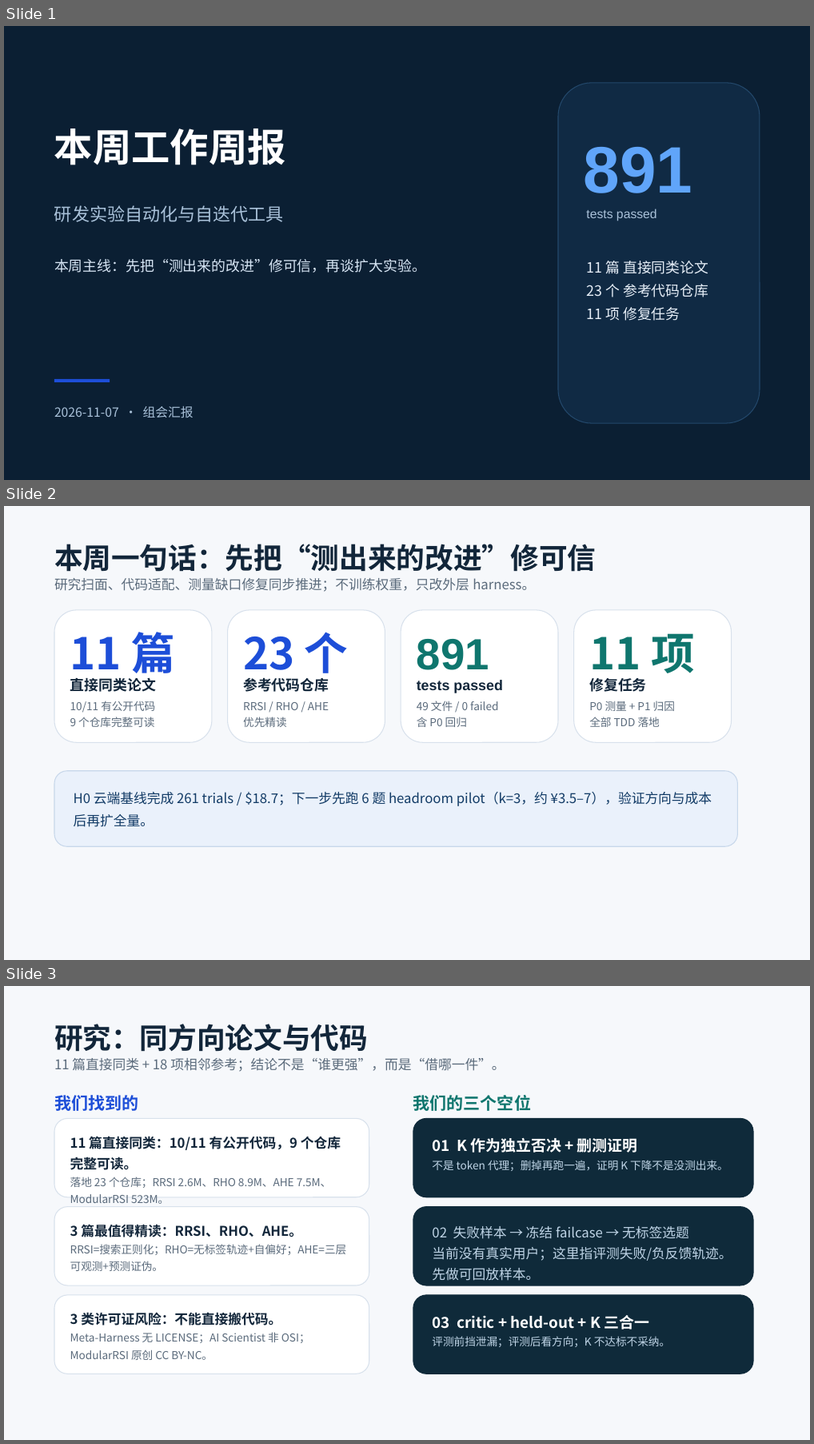
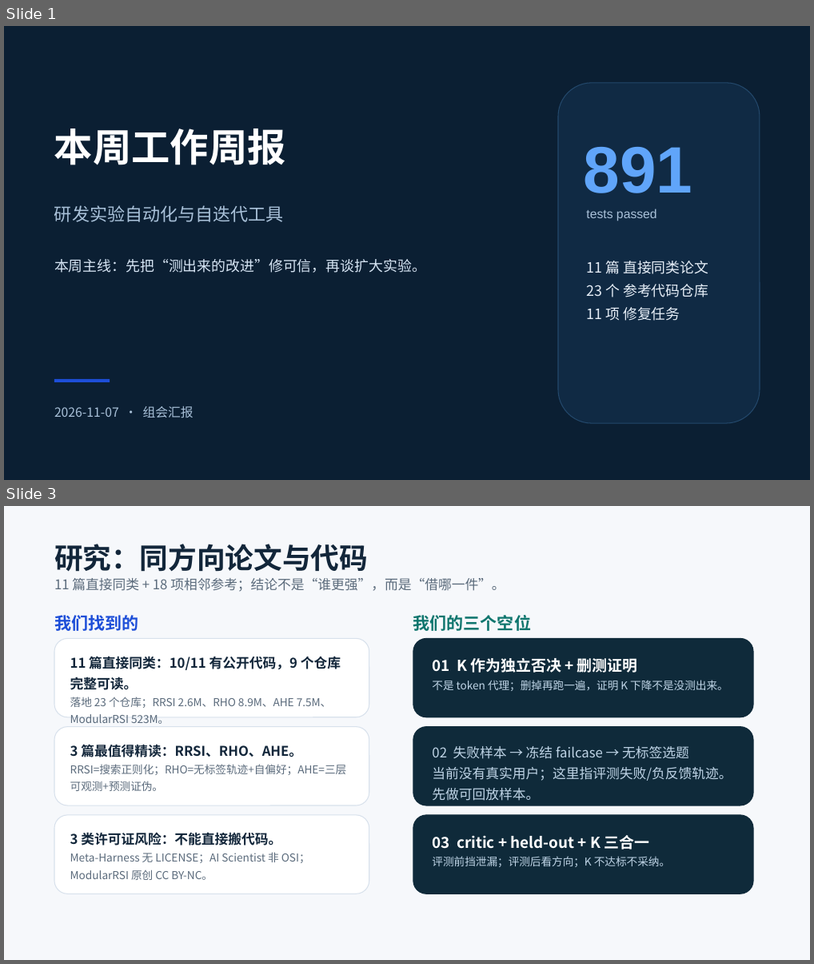
Before and after one commit to Molight1007/zigaijin, a slide deck: 论文准备/组会_20261107/周报_20261107_组会.pptx. Shown one above the other, each under a label of ours: slides 1, 2 and 3 before the commit, slides 1 and 3 after it; the slides between them are not shown. The pictures are 814x1444 and 814x964 pixels, drawn with LibreOffice and Linux fonts; fonts in the diff are those of the drawing. Boxes give left, top, right and bottom in pixels: in the first picture for what was removed or moved away, otherwise in the second. Text is boxed around its words. In the diff, an @@ line names an element or a change of style, - is before the commit and + after.

```diff
--- a/论文准备/组会_20261107/周报_20261107_组会.pptx
+++ b/论文准备/组会_20261107/周报_20261107_组会.pptx
@@ slide 2 removed at [4, 506, 810, 960], background #F6F8FB @@
@@ text removed at [54, 544, 596, 572] @@
-本周一句话：先把“测出来的改进”修可信
@@ text removed at [54, 578, 535, 592] @@
-研究扫面、代码适配、测量缺口修复同步推进；不训练权重，只改外层 harness。
@@ rounded rectangle removed at [54, 610, 211, 743] @@
@@ rounded rectangle removed at [228, 610, 385, 743] @@
@@ rounded rectangle removed at [401, 610, 558, 743] @@
@@ rounded rectangle removed at [574, 610, 732, 743] @@
@@ text removed at [70, 632, 175, 680] @@
-11 篇
@@ text removed at [243, 632, 349, 680] @@
-23 个
@@ text removed at [417, 639, 490, 670] @@
-891
@@ text removed at [590, 633, 695, 680] @@
-11 项
@@ text removed at [70, 677, 156, 692] @@
-直接同类论文
@@ text removed at [243, 677, 329, 692] @@
-参考代码仓库
@@ text removed at [417, 680, 503, 693] @@
-tests passed
@@ text removed at [590, 678, 646, 692] @@
-修复任务
@@ text removed at [70, 701, 155, 727] @@
-10/11 有公开代码
-9 个仓库完整可读
@@ text removed at [243, 702, 329, 727] @@
-RRSI / RHO / AHE
-优先精读
@@ text removed at [417, 700, 498, 727] @@
-49 文件 / 0 failed
-含 P0 回归
@@ text removed at [590, 700, 675, 727] @@
-P0 测量 + P1 归因
-全部 TDD 落地
@@ rounded rectangle removed at [54, 771, 738, 847] @@
@@ text removed at [74, 792, 713, 827] @@
-H0 云端基线完成 261 trials / $18.7；下一步先跑 6 题 headroom pilot（k=3，约 ¥3.5–7），验证方向与成本后再扩全量。
```
Also in this commit, not shown: 2 slides added, 1 other file.
